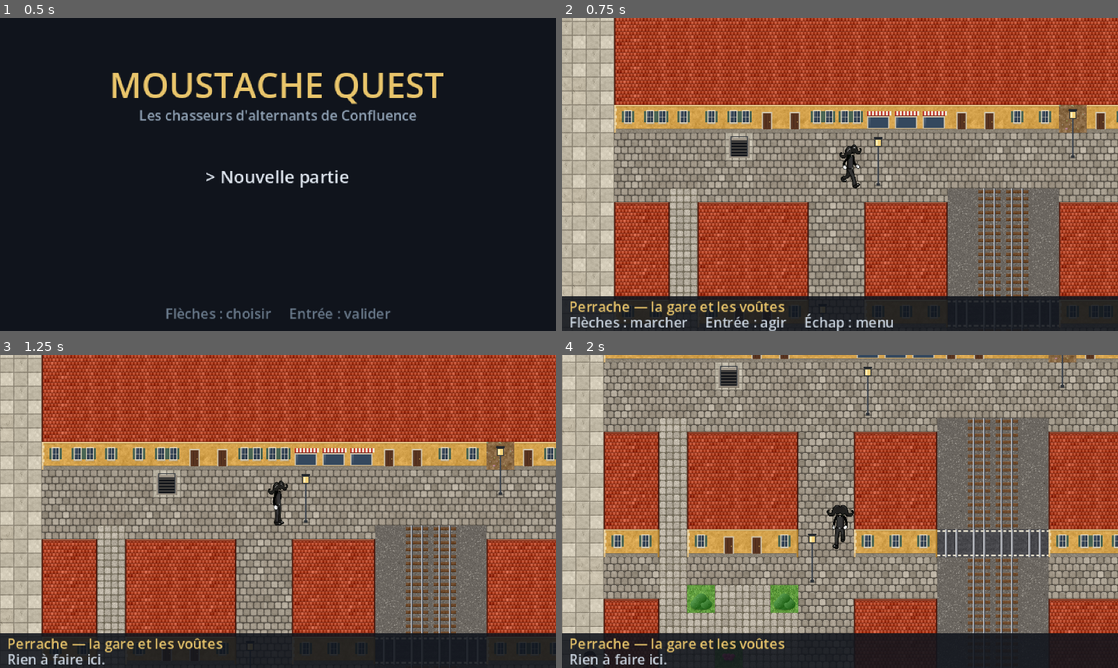
Above: before the commit, frames 1-4 (two rows, left to right).
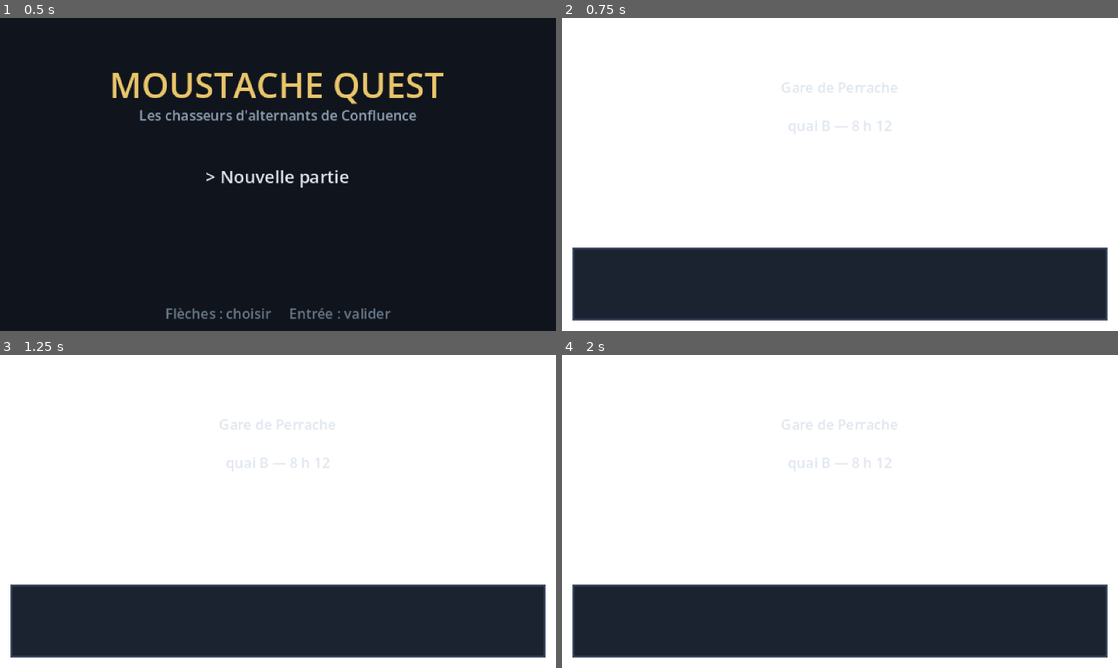
Above: after the commit, the same moments.

Repository: ThibaultGRAND/EEMIDEX
Game: Godot game, scene res://scenes/ui/main_menu.tscn
Two runs of this game, one before a commit and one after it. Both use one fixed random seed, a clock stepped at 60 frames per second and the inputs below.
Inputs (mouse positions are in pixels of both pictures, inside the frame that each line leads up to):
- Up to frame 1 (0.5 s): no input
- Up to frame 2 (0.75 s): tap Enter (ui_accept) at 0.5 s; move the mouse to (962, 158) at 0.52 s; hold Right (ui_right) from 0.53 s (still down); tap Tab at 0.6 s; click (962, 158) at 0.67 s
- Up to frame 3 (1.25 s): keep holding Right (ui_right); tap Enter (ui_accept) at 0.77 s
- Up to frame 4 (2 s): move the mouse to (728, 527) at 1.27 s; release Right (ui_right) at 1.28 s; hold Down (ui_down) from 1.28 s (still down); tap Shift at 1.35 s; tap Enter (ui_accept) at 1.52 s

Frame 1 is identical in both runs. In frame 2, 94% of the frame differs, in the area x 0-100%, y 0-100%; in frame 3, 94%; in frame 4, 94%.
Error after the commit: Parse Error: Too many arguments for "afficher()" call. Expected at most 1 but received 2. (res://scenes/ui/intro.gd:40)

Commit message:
Le prologue a Perrache : l'intro du jeu
Onze repliques sur le quai B : Gerard et son panneau, le budget RH a zero
euro, le rival qui descend du meme train et annonce l'EEMI au 2e etage du
Monolithe. Texte repris de docs/histoire.md section 7.

Elle repond aussi a un vrai probleme : la zone de depart n'a aucune herbe
haute, donc un joueur qui lance le jeu ne rencontre rien et le croit casse.
Gerard lui dit ou aller -- descendre le Cours Charlemagne vers le sud.

Construite avec les composants de la session interface : BoiteDialogue avec
nom de locuteur, couleurs de PaletteUi, aucune couleur en dur. Dans
main_menu.gd, seul _valider() change : Nouvelle partie passe par le
prologue, Continuer reprend directement la carte.

Co-Authored-By: Claude Opus 5 <noreply@anthropic.com>

Diff:
--- /dev/null
+++ b/scenes/ui/intro.gd
@@ -0,0 +1,40 @@
+extends Control
+## Le prologue, sur un quai de la gare de Perrache.
+##
+## Il sert autant a poser l'histoire qu'a dire au joueur ou aller : sans lui,
+## on arrive dans une zone sans herbe haute et on croit le jeu casse.
+## Texte de reference : docs/histoire.md, section 7.
+
+## Les repliques, dans l'ordre. Un locuteur vide est une narration.
+const PROLOGUE: Array[Array] = [
+	["", "Le TGV en provenance de Paris entre en gare."],
+	["GÉRARD", "Bienvenue à Lyon, Monsieur le Président. Les bureaux de Confluence sont prêts. Il ne manque plus qu'une chose…"],
+	["VOUS", "Des employés."],
+	["GÉRARD", "Des employés, oui. Et le budget RH est de… zéro euro."],
+	["VOUS", "Parfait. Alors on prend des alternants."],
+	["", "Au bout du quai, une deuxième portière s'ouvre."],
+	["LE RIVAL", "Tiens, tiens… Toi aussi, tu installes ton siège à Confluence ? Les meilleurs alternants de Lyon seront pour MOI. Et surtout ceux de l'EEMI."],
+	["VOUS", "L'EEMI ?"],
+	["LE RIVAL", "Deuxième étage du Monolithe. Mais le Directeur ne les laisse partir qu'aux patrons qui ont franchi les étages. Bonne chance, « boss »."],
+	["GÉRARD", "Il a raison sur un point : il vous faut une équipe. Voici cinq Contrats Basiques, et un premier alternant."],
+	["GÉRARD", "Pour aller à Confluence, descendez le Cours Charlemagne vers le sud. Et Monsieur… essayez d'être gentil avec eux. Les alternants, ça parle entre eux."],
+]
+
+@onready var _fond: ColorRect = %Fond
+@onready var _titre: Label = %Titre
+@onready var _sous_titre: Label = %SousTitre
+@onready var _boite: BoiteDialogue = %Boite
+
+func _ready() -> void:
+	_fond.color = PaletteUi.FOND
+	_titre.add_theme_color_override("font_color", PaletteUi.ACCENT)
+	_sous_titre.add_theme_color_override("font_color", PaletteUi.TEXTE_DOUX)
+	# La partie demarre avant le dialogue : Gerard remet reellement de quoi
+	# commencer, et le joueur arrive sur la carte sans ecran de chargement.
+	GameState.nouvelle_partie()
+	await _jouer_prologue()
+	get_tree().change_scene_to_file(GameState.SCENE_MONDE)
+
+func _jouer_prologue() -> void:
+	for replique: Array in PROLOGUE:
+		await _boite.afficher(replique[1], replique[0])
--- /dev/null
+++ b/scenes/ui/intro.tscn
@@ -0,0 +1,50 @@
+[gd_scene load_steps=3 format=3]
+
+[ext_resource type="Script" path="res://scenes/ui/intro.gd" id="1_intro"]
+[ext_resource type="PackedScene" path="res://scenes/ui/composants/boite_dialogue.tscn" id="2_boite"]
+
+[node name="Intro" type="Control"]
+layout_mode = 3
+anchor_right = 1.0
+anchor_bottom = 1.0
+script = ExtResource("1_intro")
+
+[node name="Fond" type="ColorRect" parent="."]
+unique_name_in_owner = true
+layout_mode = 1
+anchor_right = 1.0
+anchor_bottom = 1.0
+
+[node name="Titre" type="Label" parent="."]
+unique_name_in_owner = true
+layout_mode = 1
+anchors_preset = -1
+anchor_top = 0.15
+anchor_right = 1.0
+anchor_bottom = 0.3
+text = "Gare de Perrache"
+horizontal_alignment = 1
+vertical_alignment = 1
+
+[node name="SousTitre" type="Label" parent="."]
+unique_name_in_owner = true
+layout_mode = 1
+anchors_preset = -1
+anchor_top = 0.3
+anchor_right = 1.0
+anchor_bottom = 0.4
+text = "quai B — 8 h 12"
+horizontal_alignment = 1
+vertical_alignment = 1
+
+[node name="Boite" parent="." instance=ExtResource("2_boite")]
+unique_name_in_owner = true
+layout_mode = 1
+anchors_preset = -1
+anchor_top = 1.0
+anchor_right = 1.0
+anchor_bottom = 1.0
+offset_left = 6.0
+offset_top = -48.0
+offset_right = -6.0
+offset_bottom = -6.0
--- a/scenes/ui/main_menu.gd
+++ b/scenes/ui/main_menu.gd
@@ -2,6 +2,7 @@
 ## Écran titre : nouvelle partie ou reprise de la sauvegarde.
 
 const ENTREE_NOUVELLE := "Nouvelle partie"
+const SCENE_INTRO := "res://scenes/ui/intro.tscn"
 const ENTREE_CONTINUER := "Continuer"
 
 var _options: Array[String] = []
@@ -43,5 +44,8 @@
 			if not GameState.charger():
 				GameState.nouvelle_partie()
 		ENTREE_NOUVELLE:
-			GameState.nouvelle_partie()
+			# Le prologue se charge de nouvelle_partie() : il remet les
+			# contrats et le premier alternant pendant que Gerard parle.
+			get_tree().change_scene_to_file(SCENE_INTRO)
+			return
 	get_tree().change_scene_to_file(GameState.SCENE_MONDE)
Not shown, added: scenes/ui/intro.gd.uid
